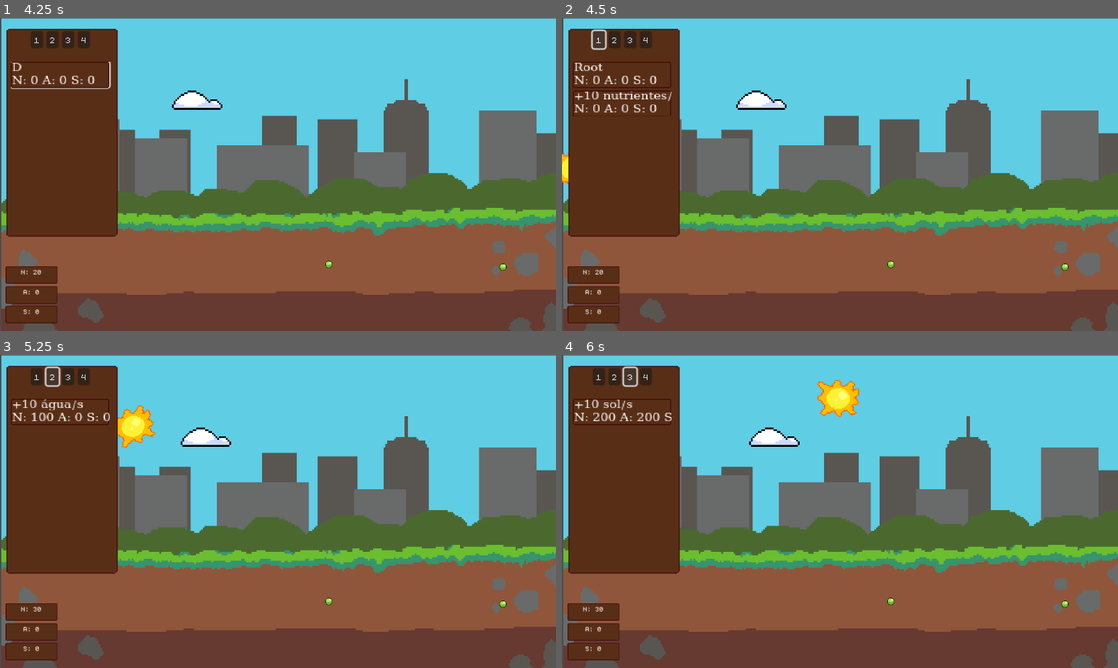
Above: before the commit, frames 1-4 (two rows, left to right).
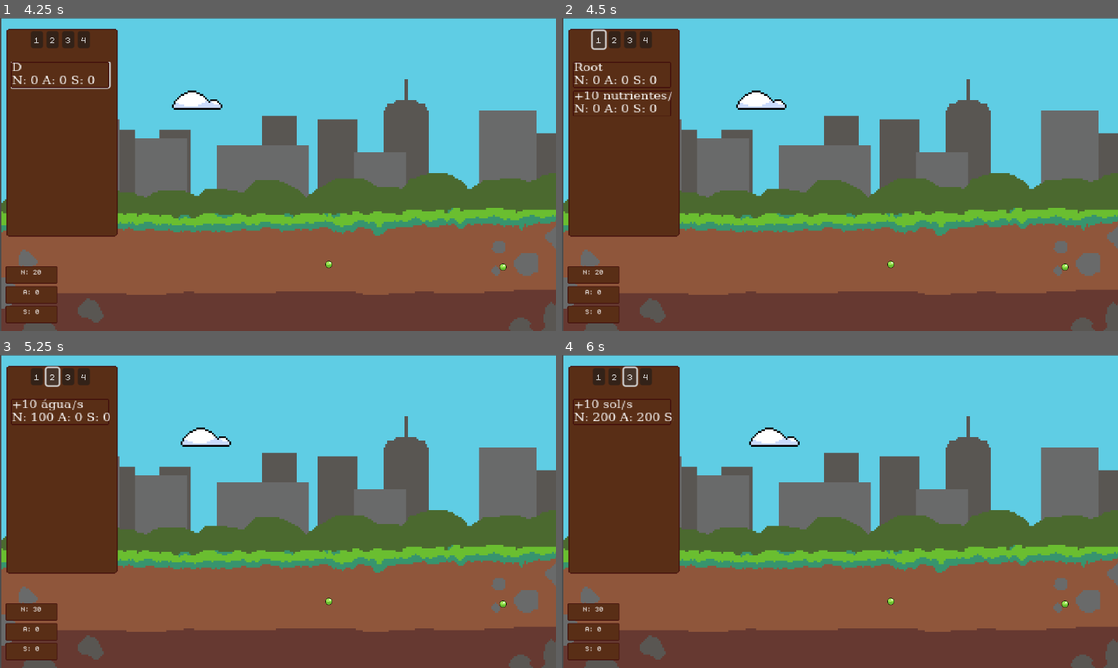
Above: after the commit, the same moments.

Repository: LeaoLuciano/ggj23
Game: Godot game, scene res://scenes/util/root_scene.tscn
Two runs of this game, one before a commit and one after it. Both use one fixed random seed, a clock stepped at 60 frames per second and the inputs below.
Inputs (mouse positions are in pixels of both pictures, inside the frame that each line leads up to):
- Up to frame 1 (4.25 s): click "1" at 0.5 s; click "2" at 1.25 s; click "3" at 2 s; click "4" at 2.75 s; click (61, 74) at 3.5 s
- Up to frame 2 (4.5 s): click "1" at 4.25 s
- Up to frame 3 (5.25 s): click "2" at 5 s
- Up to frame 4 (6 s): click "3" at 5.75 s

Frame 1 is identical in both runs. In frame 2, 0.1% of the frame differs, in the area x 0-2%, y 42-55%; in frame 3, 0.6%; in frame 4, 0.7%, in the area x 45-54%, y 8-20%.

Commit message:
Delay no sol e na nuvem

Diff:
--- a/scenes/items/cloud.gd
+++ b/scenes/items/cloud.gd
@@ -3,6 +3,7 @@
 @export var vel := Vector2(20, 0)
 @export var water_scn : PackedScene
 
+var delay = false
 
 func _physics_process(delta):
 	position += vel * delta
@@ -11,8 +12,14 @@
 	pass
 
 func _on_input_event(viewport, event, shape_idx):
-	if event is InputEventMouseButton and event.pressed:
-		print("Chove")
+	if event is InputEventMouseButton and event.pressed and delay == false:
+		#print("Chove")
 		var water = water_scn.instantiate()
 		water.global_position = global_position
 		Locator.get_simulation().add_child(water)
+		delay = true
+		$Delay.start()
+
+
+func _on_delay_timeout():
+	delay = false
--- a/scenes/items/cloud.tscn
+++ b/scenes/items/cloud.tscn
@@ -24,4 +24,8 @@
 scale = Vector2(4, 4)
 texture = ExtResource("3_qdge6")
 
+[node name="Delay" type="Timer" parent="."]
+one_shot = true
+
 [connection signal="input_event" from="." to="." method="_on_input_event"]
+[connection signal="timeout" from="Delay" to="." method="_on_delay_timeout"]
--- a/scenes/items/sun.gd
+++ b/scenes/items/sun.gd
@@ -5,6 +5,7 @@
 var orbit_radius = 900
 var center_point = Vector2(640, 1000)
 var angle = 0.0
+var delay = false
 
 # Called when the node enters the scene tree for the first time.
 func _ready():
@@ -22,7 +23,13 @@
 	print(position)
 
 func _on_input_event(viewport, event, shape_idx):
-	if event is InputEventMouseButton and event.pressed:
+	if event is InputEventMouseButton and event.pressed and delay == false:
 		var sunbeam = sunbeam_scene.instantiate()
 		sunbeam.position = position
 		Locator.get_simulation().add_child(sunbeam)
+		delay = true
+		$Delay.start()
+
+
+func _on_delay_timeout():
+	delay = false
--- a/scenes/items/sun.tscn
+++ b/scenes/items/sun.tscn
@@ -10,7 +10,7 @@
 position = Vector2(0, 720)
 disable_mode = 2
 script = ExtResource("1_tba2c")
-orbit_speed = 0.5
+orbit_speed = 0.1
 sunbeam_scene = ExtResource("2_v03oo")
 
 [node name="Sprite2D" type="Sprite2D" parent="."]
@@ -24,4 +24,7 @@
 scale = Vector2(4.58337, 4.58337)
 shape = SubResource("CircleShape2D_2eppb")
 
+[node name="Delay" type="Timer" parent="."]
+
 [connection signal="input_event" from="." to="." method="_on_input_event"]
+[connection signal="timeout" from="Delay" to="." method="_on_delay_timeout"]
